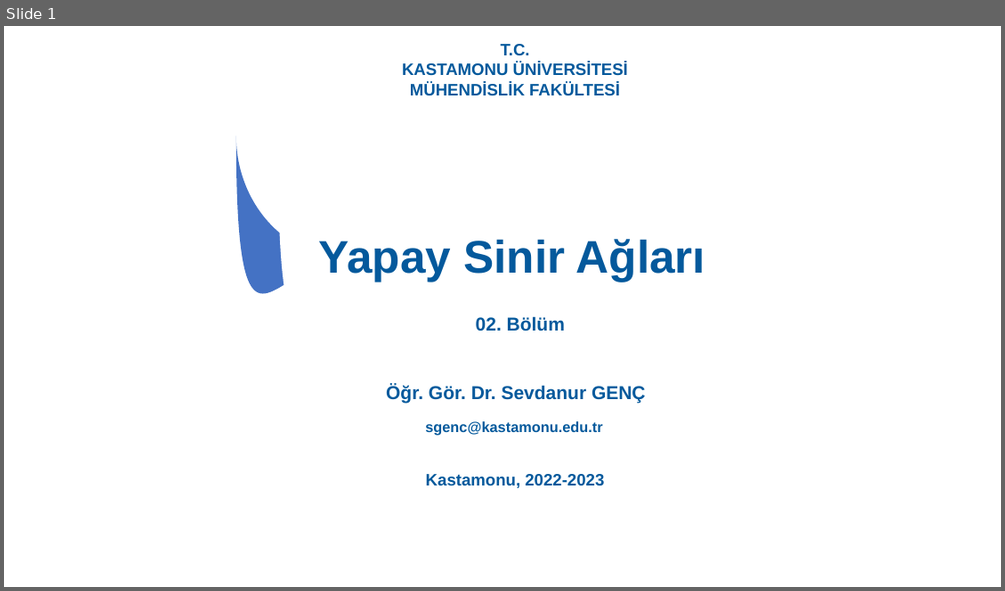
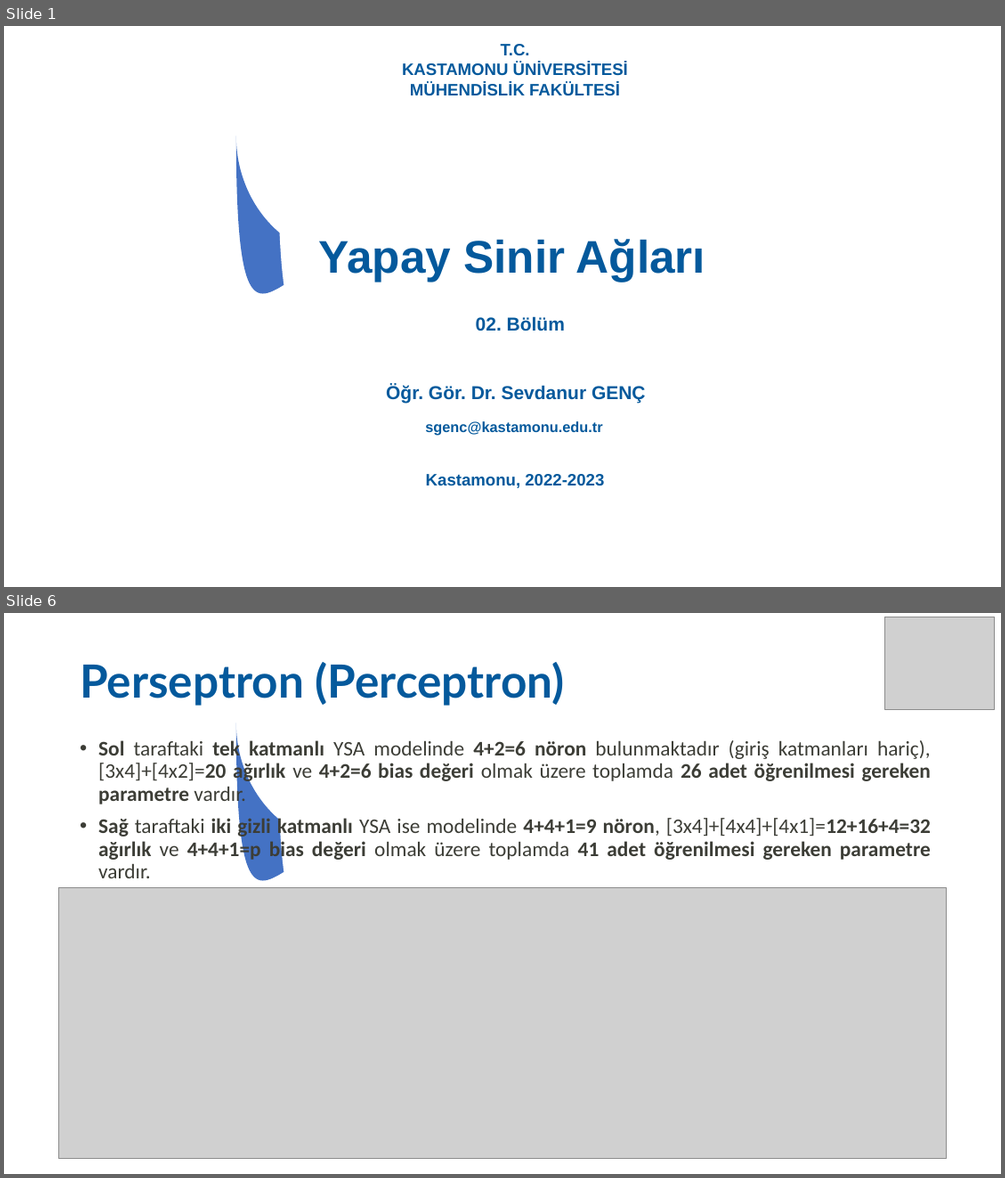
Before and after one commit to SevdanurGENC/Artificial-Neural-Networks-Lecture-Notes, a slide deck: Notes/02. Bolum - Yapay Sinir Aglari.ppt. Shown one above the other, each under a label of ours: slide 1 before the commit, slides 1 and 6 after it; the slides between them are not shown. The pictures are 1005x591 and 1005x1178 pixels, drawn with LibreOffice and Linux fonts; fonts in the diff are those of the drawing; grey boxes stand for pictures. Boxes give left, top, right and bottom in pixels: in the first picture for what was removed or moved away, otherwise in the second. Text is boxed around its words. In the diff, an @@ line names an element or a change of style, - is before the commit and + after.

```diff
--- a/Notes/02. Bolum - Yapay Sinir Aglari.ppt
+++ b/Notes/02. Bolum - Yapay Sinir Aglari.ppt
@@ slide 6 added at (4, 613, 1001, 1174), background #FFFFFF; not listed: 4 template elements that a slide beside it also shows @@
@@ picture added at (884, 617, 994, 709) @@
@@ title added at (80, 662, 565, 706), 44 pt, text #04599C, bold @@
+Perseptron (Perceptron)
@@ text added at (98, 738, 930, 878), 20 pt, text #3C3D36, bold @@
+• Sol taraftaki tek katmanlı YSA modelinde 4+2=6 nöron bulunmaktadır (giriş katmanları hariç), [3x4]+[4x2]=20 ağırlık ve 4+2=6 bias değeri olmak üzere toplamda 26 adet öğrenilmesi gereken parametre vardır.
+• Sağ taraftaki iki gizli katmanlı YSA ise modelinde 4+4+1=9 nöron, [3x4]+[4x4]+[4x1]=12+16+4=32 ağırlık ve 4+4+1=p bias değeri olmak üzere toplamda 41 adet öğrenilmesi gereken parametre vardır.
@@ picture added at (58, 887, 946, 1158) @@
```
Also in this commit, not shown: 25 slides changed, 12 other slides added.
